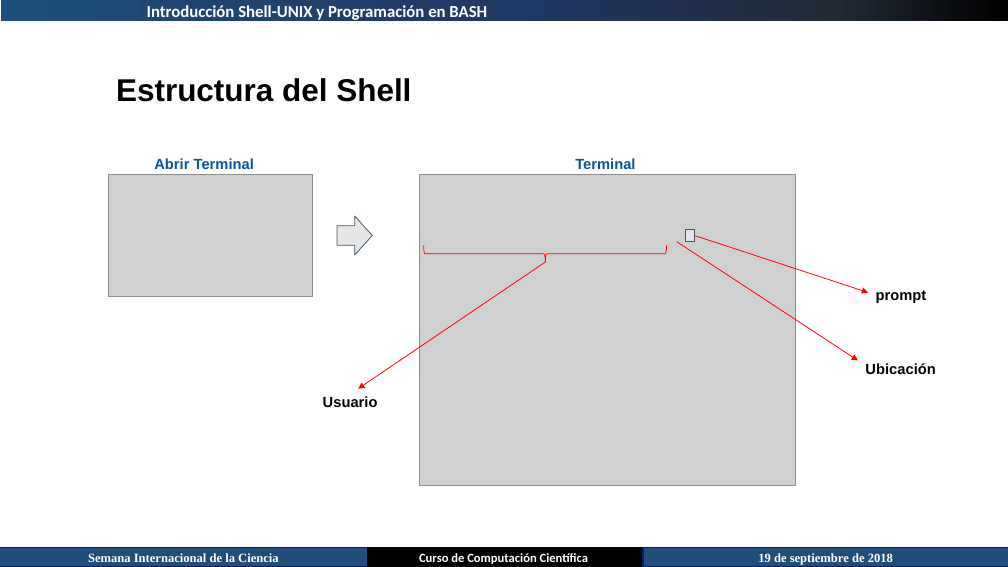
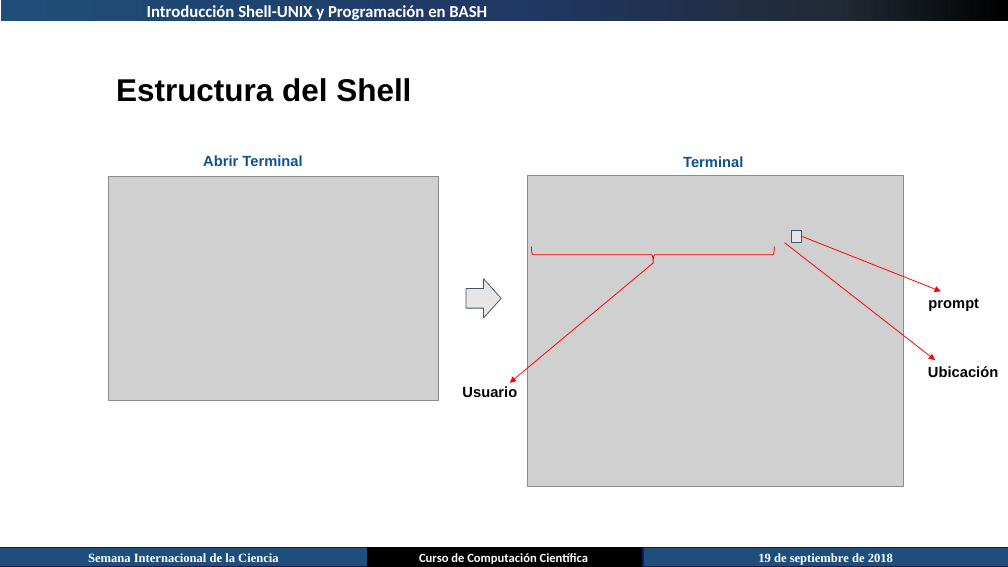
Before and after one commit to juan-pineda/Curso_computacion_cientifica, a slide deck: slide 2 of 03-Shell-Unix/Introducción Shell-UNIX.pptx. Drawn at 1008x567 pixels with LibreOffice and Linux fonts; fonts in the diff are those of the drawing; grey boxes stand for pictures. Boxes give left, top, right and bottom in pixels: in the first picture for what was removed or moved away, otherwise in the second. Text is boxed around its words. In the diff, an @@ line names an element or a change of style, - is before the commit and + after.

```diff
--- a/03-Shell-Unix/Introducción Shell-UNIX.pptx
+++ b/03-Shell-Unix/Introducción Shell-UNIX.pptx
@@ text "Abrir Terminal": place and size @@
-text "Abrir Terminal" at [154, 158, 254, 169]
+text "Abrir Terminal" at [203, 155, 302, 166]
@@ picture: place and size @@
-picture at [109, 175, 313, 296]
+picture at [109, 176, 439, 400]
@@ rectangle: place and size @@
-rectangle at [685, 229, 694, 241]
+rectangle at [792, 231, 801, 243]
@@ arrow moved from (695, 236) - (868, 293) to (802, 237) - (941, 291) @@
@@ arrow moved from (545, 262) - (358, 389) to (653, 263) - (510, 383) @@
@@ 1 picture, 1 text, 1 left brace: place and size @@
-1 picture, 1 text, 1 left brace at [420, 158, 796, 485]
+1 picture, 1 text, 1 left brace at [528, 156, 904, 487]
@@ arrow moved from (677, 242) - (858, 361) to (785, 243) - (935, 360) @@
@@ right arrow: place and size @@
-right arrow at [337, 216, 373, 256]
+right arrow at [466, 279, 501, 318]
@@ text "prompt": place and size @@
-text "prompt" at [876, 290, 927, 303]
+text "prompt" at [928, 298, 979, 311]
@@ text "Ubicación": place and size @@
-text "Ubicación" at [865, 363, 935, 374]
+text "Ubicación" at [928, 366, 998, 377]
@@ text "Usuario": place and size @@
-text "Usuario" at [323, 396, 378, 407]
+text "Usuario" at [462, 386, 517, 397]
```
Also in this commit, not shown: 3 other slides changed, 10 slides added.
